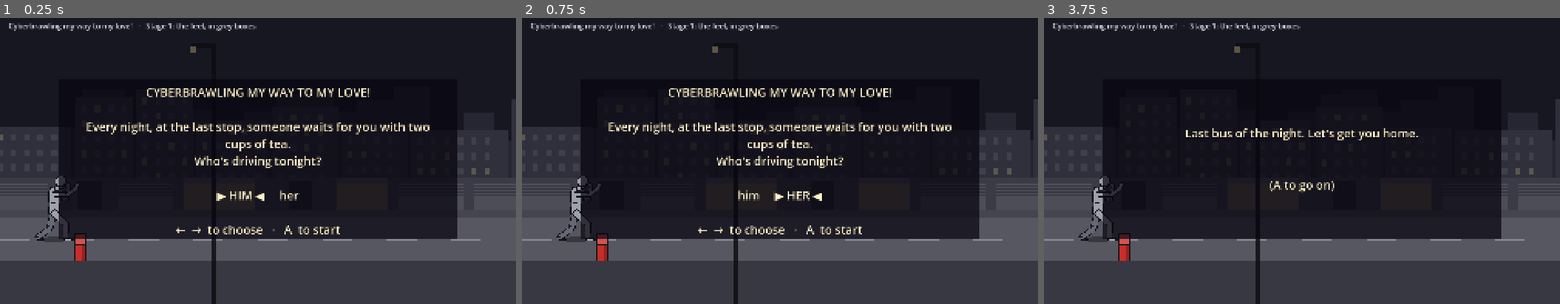
Above: before the commit, frames 1-3 (left to right).
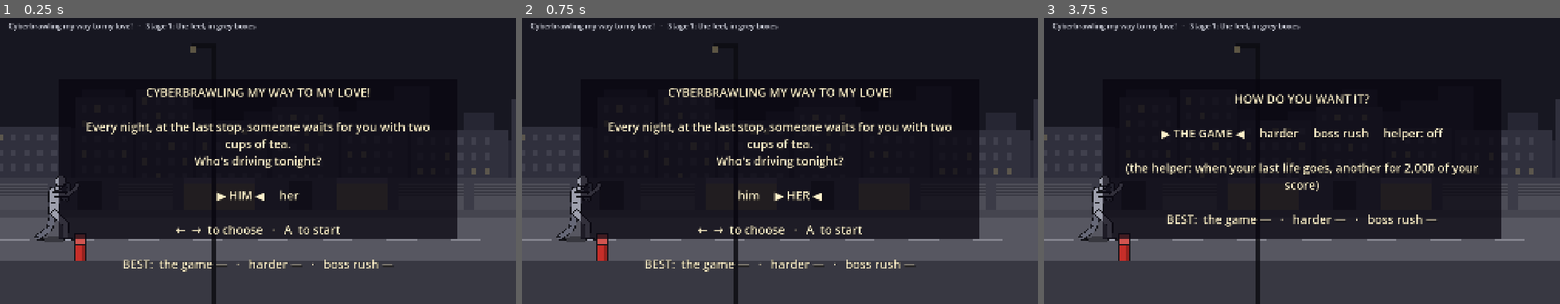
Above: after the commit, the same moments.

Repository: jetomev/cyberbrawling-my-way-to-my-love
Game: Godot game, scene res://scenes/main.tscn
The game is run twice, just before and just after one commit, with the same random seed, the same clock (stepped at 60 frames per second) and the same inputs.
Inputs (mouse positions are in pixels of both pictures, inside the frame that each line leads up to):
- Up to frame 1 (0.25 s): no input
- Up to frame 2 (0.75 s): tap Enter at 0.5 s; move the mouse to (893, 143) at 0.52 s; hold Right (move_right) from 0.53 s (still down); hold D (block) from 0.53 s (still down); click (893, 143) at 0.67 s
- Up to frame 3 (3.75 s): tap Space (jump) at 0.77, 1.25, 2.75 s; tap W (run) at 0.8, 2.3 s; release Right (move_right) at 1.25 s; release D (block) at 1.25 s; drag from (1198, 172) to (1276, 218) at 1.27 s; tap Enter at 2, 3.5 s; move the mouse to (1353, 95) at 2.02 s; hold Right (move_right) 2.03-2.75 s; hold D (block) 2.03-2.75 s; drag from (1276, 218) to (1147, 115) at 2.77 s; move the mouse to (1456, 203) at 3.52 s; hold Left (move_left) from 3.53 s (still down); hold W (run) from 3.53 s (still down); tap A (punch) at 3.6 s

The runs differ from the first frame. In frame 1, 0.6% of the frame differs, in the area x 24-76%, y 84-89%; in frame 2, 0.6%; in frame 3, 3.3%, in the area x 15-85%, y 26-73%.

Commit message:
On screen: pick the hero, then the mode (the game, harder, the boss rush) and the helper's switch; best scores per mode on the title (✚ for the helper); "Another life for 2,000?"; type three letters after the first clean level and they go up in neon on the next one (a clean level 10 lights them in the ending); the boss rush runs fight to fight; the score number and end tally built, switched off till Javier says
The team's agreed game-wide list. Driven by pressed keys in a probe: the menus, the offer (yes: a life, the run marked),
the letters. Tests 417.

Co-Authored-By: Claude Opus 5.5 <noreply@anthropic.com>

Diff:
--- a/game/scripts/present/main.gd
+++ b/game/scripts/present/main.gd
@@ -25,6 +25,10 @@
 const Brain := preload("res://scripts/sim/brain.gd")
 const HeroBot := preload("res://scripts/sim/hero_bot.gd")
 const Level := preload("res://scripts/sim/level.gd")
+const BossRush := preload("res://scripts/sim/boss_rush.gd")
+## The score on screen (a number top right, a tally at each level's end): the team's proposal, waiting on Javier's yes.
+## Counted all along; switched on here.
+const SHOW_SCORE := false
 const Trials := preload("res://scripts/present/trials.gd")
 const Scenes := preload("res://scripts/present/scenes.gd")
 const Proofs := preload("res://scripts/present/proofs.gd")
@@ -105,6 +109,18 @@
 var pages: Array = []  # the story lines still to show
 var then := ""  # after the pages: "level" (play the current level) or "title"
 var screen_ticks := 0
+var name_mz := 0.0
+var chosen_hero := "man"  # picked on the title, before the mode
+var mode_options := ["normal", "harder", "rush", "helper"]
+var mode_choice := 0
+var helper_on := false  # the helper's switch, on the start screen until Javier names a pause key
+var offer_choice := 0  # "Another life?": 0 yes, 1 no
+var name_letters := [0, 0, 0]  # the neon letters being typed (A=0)
+var name_at := 0
+var after_name := []  # [lines, next]: the story pages that follow the letters
+var neon_next := false  # the letters go up on the next level's first screen
+var rush_carry := {}  # the boss rush: what the run carries from fight to fight
+var score_label: Label
 var sound
 var sign_view: Node2D  # a level's signs on the wall behind the street (level 4's flickering gym sign), every frame
 var flying_view: Node2D  # thrown things (DJ Volt's records) and his bass wave, redrawn every frame
@@ -261,6 +277,17 @@
 
 ## Level 1, played: the level steps everyone; this draws what it holds and says how it stands.
 func _play_level() -> void:
+	if SHOW_SCORE and bot == null and scene == null:  # the running total, top right beside the health bar (the proposal)
+		if score_label == null:
+			score_label = Label.new()
+			score_label.position = Vector2(1500, 18)
+			score_label.add_theme_font_size_override("font_size", 30)
+			$Hud.add_child(score_label)
+		score_label.text = _fmt(level.bank + level.score)
+	if level.life_offer and bot == null and scene == null:  # the helper: "Another life for 2,000?"
+		offer_choice = 0
+		_show_screen("offer")
+		return
 	if (level.won or level.lost) and scene != null:
 		scene.inputs(level)  # a scripted scene sees its ending (its last events, the win) and ends; no restart
 		_play_scene()
@@ -279,17 +306,37 @@
 				print("LEVEL %s at tick %d, lives %d" % ["WON" if level.won else "LOST", level.tick, level.lives])
 				get_tree().quit()
 				return
+			if progress != null and progress.mode == "rush":
+				_after_rush_fight()
+				return
 			if level.won and progress != null:
+				progress.total = level.bank  # (the helper's price may have come off the earlier levels)
+				progress.add_score(level.score, level.helper_used)
 				progress.cat = progress.cat or level.cat_fed  # the cat comes along (saved with the next level's start)
 				var won_no: int = progress.level + 1
 				var after: Array = story.get("after", {}).get(str(won_no), [])
+				var clean: bool = level.hits_taken == 0
+				var lines: Array
+				var next: String
 				if progress.level_won():  # the last level there is
+					next = "title"
 					if won_no >= LAST_LEVEL:
-						_show_pages(after + story.get("ending", []), "title")
+						var lit: Array = ["%s, IN NEON OVER THE CITY." % progress.name] if clean and progress.name != "" else []
+						lines = after + lit + story.get("ending", [])  # (a clean level 10 lights the letters in the ending)
 					else:
-						_show_pages(after + ["The rest of the route is still being built. Come back soon."], "title")
+						lines = after + ["The rest of the route is still being built. Come back soon."]
 				else:  # on to the next, fresh-bodied, saved at its start
-					_show_pages(after + story.get("before", {}).get(str(won_no + 1), []), "level")
+					next = "level"
+					lines = after + story.get("before", {}).get(str(won_no + 1), [])
+				if SHOW_SCORE:
+					lines = [_tally_text()] + lines
+				if clean and progress.name == "" and won_no < LAST_LEVEL:  # the first level without a hit: the letters
+					after_name = [lines, next]
+					name_letters = [0, 0, 0]
+					name_at = 0
+					_show_screen("name")
+				else:
+					_show_pages(lines, next)
 				return
 			level.restart()
 	else:
@@ -478,7 +525,7 @@
 		var parsed = JSON.parse_string(FileAccess.get_file_as_string(STORY_FILE))
 		story = parsed if parsed is Dictionary else {}
 	title_options = []
-	if progress.has_save():
+	if progress.has_save() and progress.mode != "rush":
 		title_options.append("continue")
 	title_options.append_array(["man", "woman"])
 	title_choice = 0
@@ -520,8 +567,28 @@
 			for i in title_options.size():
 				var n: String = names[title_options[i]]
 				row.append("▶ %s ◀" % n if i == title_choice else n.to_lower())
-			title_label.text = "CYBERBRAWLING MY WAY TO MY LOVE!\n\n%s\n\n%s\n\n←  →  to choose   ·   A  to start" % [
-				"\n".join(choose.get("lines", ["Choose your hero"])), "     ".join(row)]
+			title_label.text = "CYBERBRAWLING MY WAY TO MY LOVE!\n\n%s\n\n%s\n\n←  →  to choose   ·   A  to start\n\n%s" % [
+				"\n".join(choose.get("lines", ["Choose your hero"])), "     ".join(row), _best_line()]
+		"mode":
+			var names := {"normal": "THE GAME", "harder": "HARDER", "rush": "BOSS RUSH", "helper": "HELPER: %s" % ("ON" if helper_on else "OFF")}
+			var row := []
+			for i in mode_options.size():
+				var n: String = names[mode_options[i]]
+				row.append("▶ %s ◀" % n if i == mode_choice else n.to_lower())
+			title_label.text = "HOW DO YOU WANT IT?\n\n%s\n\n(the helper: when your last life goes, another for 2,000 of your score)\n\n%s" % [
+				"     ".join(row), _best_line()]
+		"offer":
+			var opts := ["YES", "NO"]
+			var row := []
+			for i in 2:
+				row.append("▶ %s ◀" % opts[i] if i == offer_choice else opts[i].to_lower())
+			title_label.text = "ANOTHER LIFE FOR %s?\n\n%s" % [_fmt(level.life_price()), "     ".join(row)]
+		"name":
+			var shown := ""
+			for i in 3:
+				var ch: String = char(65 + name_letters[i])
+				shown += ("[%s]" % ch if i == name_at else " %s " % ch)
+			title_label.text = "NOT A SCRATCH!\nYOUR NAME GOES UP IN NEON.\n\n%s\n\n↑ ↓ to change   ·   A  for the next letter" % shown
 		"pages":
 			title_label.text = (pages[0] if not pages.is_empty() else "") + "\n\n\n(A to go on)"
 
@@ -544,9 +611,53 @@
 				if pick == "continue":
 					_show_pages(story.get("before", {}).get(str(progress.level + 1), []), "level")
 				else:
-					progress.new_game(pick)
-					_show_pages([story.get("choose", {}).get("chosen", "")] + story.get("opening", []) +
-						story.get("before", {}).get("1", []), "level")
+					chosen_hero = pick
+					mode_choice = 0
+					_show_screen("mode")
+		"mode":
+			if mx != 0.0 and mx != title_mx:
+				mode_choice = wrapi(mode_choice + int(mx), 0, mode_options.size())
+				_draw_screen()
+			if go:
+				var m: String = mode_options[mode_choice]
+				if m == "helper":
+					helper_on = not helper_on
+					screen_ticks = 0
+					_draw_screen()
+				else:
+					progress.new_game(chosen_hero, m, helper_on)
+					rush_carry = BossRush.fresh_carry()
+					if m == "rush":
+						_show_pages(["THE BOSS RUSH.", "Nine of them, one after another. Three lives for the lot. Win their prizes as you go."], "level")
+					else:
+						_show_pages([story.get("choose", {}).get("chosen", "")] + story.get("opening", []) +
+							story.get("before", {}).get("1", []), "level")
+		"offer":
+			if mx != 0.0 and mx != title_mx:
+				offer_choice = 1 - offer_choice
+				_draw_screen()
+			if go:
+				screen = ""
+				title_label.visible = false
+				if offer_choice == 0:
+					level.buy_life()
+				else:
+					level.decline_life()
+		"name":
+			var mz: float = signf(inp.get("mz", 0.0))
+			if mz != 0.0 and mz != name_mz:
+				name_letters[name_at] = wrapi(name_letters[name_at] - int(mz), 0, 26)
+				_draw_screen()
+			name_mz = mz
+			if go:
+				name_at += 1
+				screen_ticks = 0
+				if name_at >= 3:
+					progress.set_name("".join(name_letters.map(func(n): return char(65 + n))))
+					neon_next = true
+					_show_pages(after_name[0], after_name[1])
+				else:
+					_draw_screen()
 		"pages":
 			if go or screen_ticks >= PAGE_TICKS:
 				pages.pop_front()
@@ -580,7 +691,18 @@
 
 ## A level from its file, fresh: the hero as chosen, at full health with no pain (it heals between levels).
 func _start_level(file: String, who: String) -> void:
-	level = Level.new(Level.load_data(file), tune, 1)
+	if progress != null and progress.mode == "rush":
+		level = BossRush.start(progress.level, rush_carry, tune, 1)  # the boss rush: the next boss, in his room
+	else:
+		level = Level.new(Level.load_data(file), tune, 1)
+	if progress != null:
+		level.harder = progress.mode == "harder"
+		level.helper = progress.helper
+		level.bank = progress.total
+		if neon_next and progress.name != "":  # the letters up in neon on this level's first screen (the team's list)
+			neon_next = false
+			var fl: Dictionary = level.plan["floors"][level.on]
+			fl["signs"] = fl.get("signs", []) + [[level.hero.x + 700.0, 360, progress.name]]
 	if progress != null and progress.cat:
 		level.cat_fed = true
 		level.cat = Vector2(level.hero.x - 90.0, 80.0)
@@ -604,6 +726,53 @@
 	flips_seen = -1
 	ended_for = 0
 	bars["hero"][0].visible = true
+
+
+## A boss rush fight over: won, on to the next boss with his prize (or the end); lost, the run's over.
+func _after_rush_fight() -> void:
+	if level.lost:
+		progress.forget()
+		_show_pages(["The boss rush is over.", "Best: %s" % _best_line()], "title")
+		return
+	progress.total = level.bank
+	progress.add_score(level.score, level.helper_used)  # (each fight's end scores like a level won)
+	rush_carry = BossRush.carry_out(level)
+	progress.level += 1
+	var lines: Array = [_tally_text()] if SHOW_SCORE else []
+	if progress.level >= BossRush.fights().size():
+		progress.forget()
+		_show_pages(lines + ["ALL NINE. THE BOSS RUSH IS BEATEN.", "%s for the run." % _fmt(progress.total)], "title")
+	else:
+		_show_pages(lines + ["Next."], "level")
+
+
+## A number as the game writes it: 12,345.
+static func _fmt(n: int) -> String:
+	var t := str(absi(n))
+	var out := ""
+	while t.length() > 3:
+		out = "," + t.right(3) + out
+		t = t.left(t.length() - 3)
+	return ("-" if n < 0 else "") + t + out
+
+
+## The title's best scores, one per mode (a ✚ beside one made with the helper).
+func _best_line() -> String:
+	if progress == null:
+		return ""
+	var parts := []
+	for m in [["normal", "the game"], ["harder", "harder"], ["rush", "boss rush"]]:
+		var b: Dictionary = progress.best.get(m[0], {})
+		parts.append("%s %s%s" % [m[1], _fmt(int(b.get("score", 0))) if b.has("score") else "—", " ✚" if b.get("mark", false) else ""])
+	return "BEST:  " + "   ·   ".join(parts)
+
+
+## The level's end tally (the team's proposal; shown only with SHOW_SCORE): goons, finishers, finds, health, no-hit.
+func _tally_text() -> String:
+	var p: Dictionary = level.score_parts
+	return "GOONS %s   FINISHERS %s   BLOCKS %s   FINDS %s   HEALTH %s   NO HIT %s\nTHIS LEVEL %s   ·   RUN %s" % [
+		_fmt(p.get("goons", 0) + p.get("bosses", 0)), _fmt(p.get("finishers", 0)), _fmt(p.get("blocks", 0)), _fmt(p.get("finds", 0)),
+		_fmt(p.get("health", 0)), _fmt(p.get("no_hit", 0)), _fmt(level.score), _fmt(level.bank + level.score)]
 
 
 ## The sparring friend, drawn friendly green, and his lesson's hint near the top of the screen.
